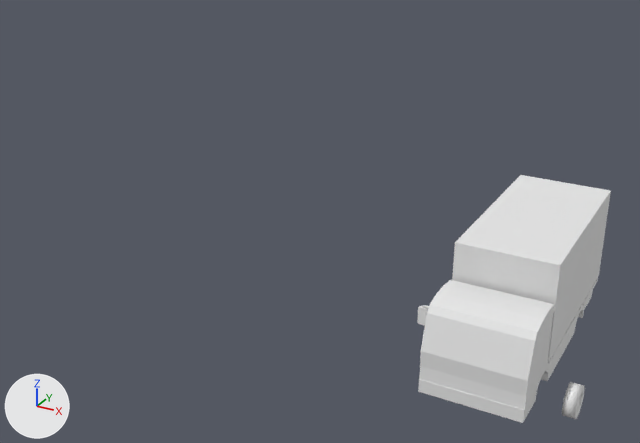
An edit to the Blender file working/subahu/truck/truck.blend, drawn before and after from the same camera.
One viewpoint serves both versions: a 50 mm lens placed at (7.83, -15.66, 7.59), pointed at (-0.87, 0.16, -0.32). Lighting does not change. The marker at lower left points along +X, +Y and +Z.

The older version as bpy lines, for what is in view:
```python
ob_cube = bpy.data.objects.new('Cube', me_cube)
ob_cube.location = (3.37, 2.41, -1.24)
ob_cube.scale = (1.09, 2.25, 1.11)
ob_cube_001 = bpy.data.objects.new('Cube.001', me_cube_001)
ob_cube_001.location = (3.37, 2.41, -2.7)
ob_cube_001.scale = (1.09, 2.25, 0.368)
ob_cube_002 = bpy.data.objects.new('Cube.002', me_cube_002)
ob_cube_002.location = (3.37, 1.01, -2.91)
ob_cube_002.scale = (1.09, 2.37, 0.368)
ob_cube_003 = bpy.data.objects.new('Cube.003', me_cube_003)
ob_cube_003.location = (3.37, -0.64, -1.45)
ob_cube_003.scale = (1.09, 0.678, 0.331)
ob_cube_004 = bpy.data.objects.new('Cube.004', me_cube_004)
ob_cube_004.location = (2.49, 4.66, -0.46)
ob_cube_004.scale = (0.206, 0.0222, 0.0863)
ob_cube_006 = bpy.data.objects.new('Cube.006', me_cube_007)
ob_cube_006.location = (2.1, -0.97, -1.33)
ob_cube_006.scale = (0.0896, 0.0346, 0.194)
ob_cylinder = bpy.data.objects.new('Cylinder', me_cylinder)
ob_cylinder.location = (5.11, -0.19, -2.83)
ob_cylinder.rotation_euler = (0.0, 1.571, 0.0)  # degrees (0, 90, 0)
ob_cylinder.scale = (0.348, 0.348, 0.129)
ob_cylinder_001 = bpy.data.objects.new('Cylinder.001', me_cylinder_001)
ob_cylinder_001.location = (3.22, 4.65, -1.24)
ob_cylinder_001.scale = (0.0167, 0.0167, 1.12)
```
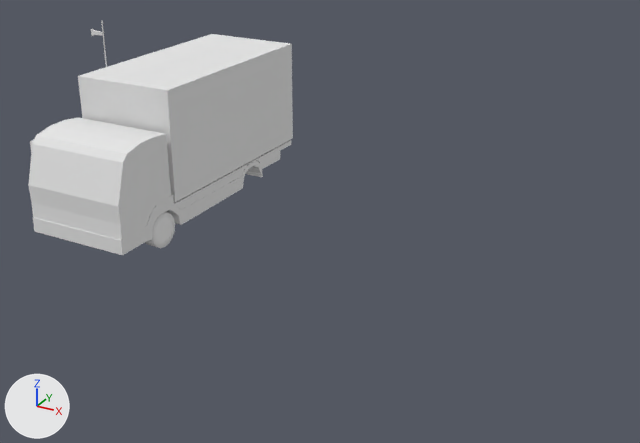
Commit message: truck tire join meshes

Boxes [x1, y1, x2, y2] around the edits, measured in the pictures (640 x 443 px; the box of a moved part takes in the faces that stretch with it):
'Cube', moved
    before: [452, 175, 611, 363]
    after: [78, 34, 293, 202]
'Cube.003', moved
    before: [419, 280, 554, 410]
    after: [28, 118, 171, 240]
'Cube.002', moved
    before: [418, 305, 584, 423]
    after: [33, 161, 263, 255]
'Cube.001', moved
    before: [548, 278, 598, 368]
    after: [174, 140, 291, 210]
'Cylinder', reshaped, moved, modifiers changed
    before: [562, 382, 585, 419]
    after: [145, 212, 175, 248]
'Cube.006', moved
    before: [417, 306, 428, 325]
    after: [30, 141, 33, 152]
'Cylinder.001', moved (not visible before)
    after: [101, 20, 107, 67]
'Cube.004', moved (not visible before)
    after: [91, 29, 103, 36]
part 1 of me_cylinder, moved or reshaped
    before: [577, 393, 583, 412]
    after: [145, 220, 170, 246]

What the commit changed:
me_cylinder is used by ob_cylinder; location (5.11, -0.19, -2.83); rotation (0.0, 1.571, 0.0), in degrees (0, 90, 0); scale (0.348, 0.348, 0.129).
me_cylinder had 96 vertices, 81 faces and spanned x -1.0..1.0, y -1.0..1.0, z 0.0..1.0.
me_cylinder now has 80 vertices, 66 faces and spans x -1.0..1.0, y -1.0..1.0, z -1.0..1.0.
Part 1, on me_cylinder:
48 vertices are removed from x -0.58..0.58, y -0.58..0.58, z 0.6..0.65.
49 faces are deleted.
16 vertices are added at x -0.58..0.58, y -0.58..0.58, z -1.0.
16 new vertices lie (0.0, 0.0, -1.0) away from vertices in x -1.0..1.0, y -1.0..1.0, z 0.0.
34 new faces join them.
Object 'Cube.006' (ob_cube_006) moves from (2.1, -0.97, -1.33) to (-4.61, -4.25, 2.04).
Object 'Cube.004' (ob_cube_004) moves from (2.49, 4.66, -0.46) to (-8.0, 1.42, 2.91).
Object 'Cylinder.001' (ob_cylinder_001) moves from (3.22, 4.65, -1.24) to (-7.82, 1.41, 2.13).
Object 'Cylinder' (ob_cylinder) moves from (5.11, -0.19, -2.83) to (-2.45, -3.43, 0.56).
Object 'Cylinder' (ob_cylinder) loses its MIRROR modifier named 'Mirror'.
Modifier setting removed (it was use_axis = (False, False, True)).
Object 'Cube.003' (ob_cube_003) moves from (3.37, -0.64, -1.45) to (-3.37, -3.88, 1.92).
Object 'Cube.002' (ob_cube_002) moves from (3.37, 1.01, -2.91) to (-3.37, -2.23, 0.47).
Object 'Cube.001' (ob_cube_001) moves from (3.37, 2.41, -2.7) to (-3.37, -0.83, 0.67).
Object 'Cube' (ob_cube) moves from (3.37, 2.41, -1.24) to (-3.37, -0.83, 2.14).
